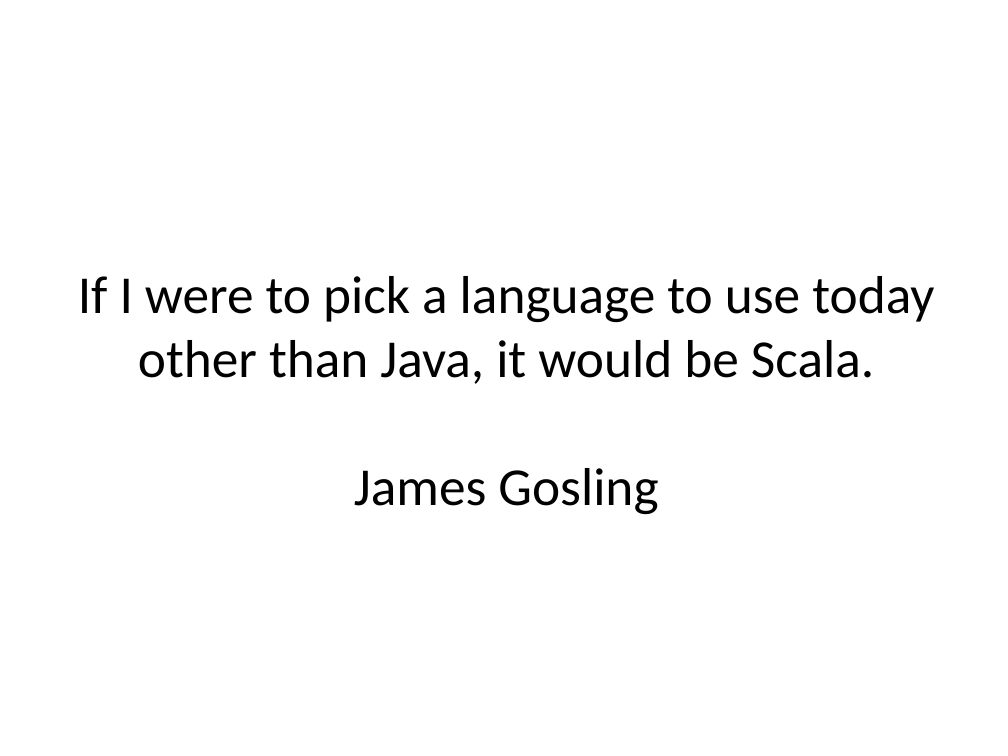
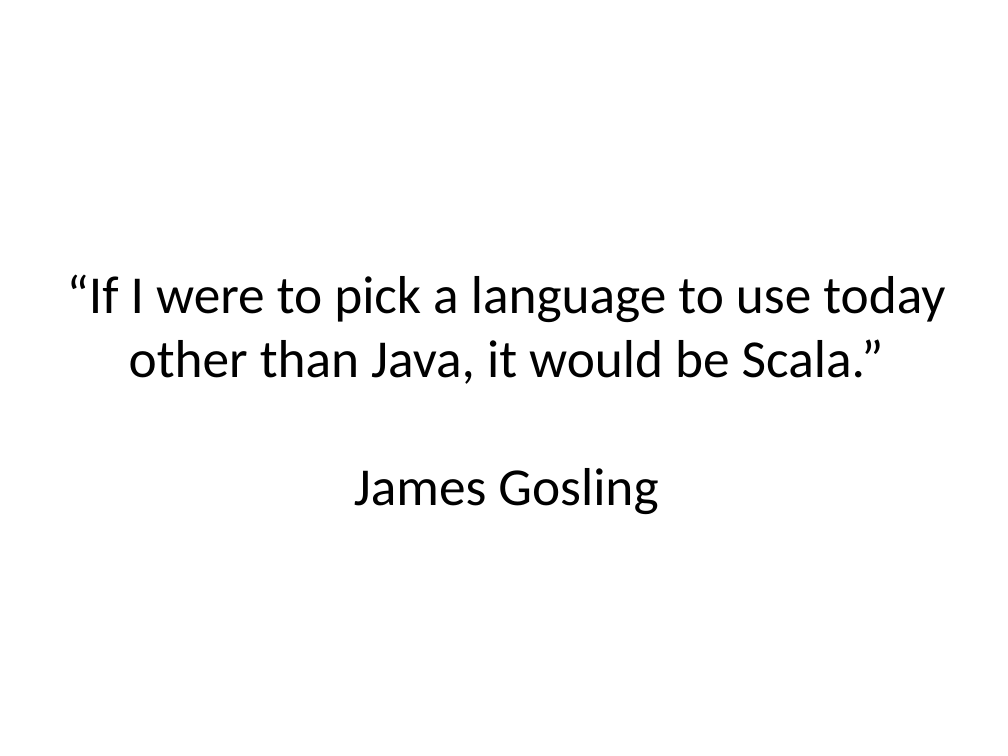
Before and after one commit to kaesler/ScalaTalk, a slide deck: slide 2 of my_slides/1.1-motivation.odp. Drawn at 1008x756 pixels with LibreOffice and Linux fonts; fonts in the diff are those of the drawing; background and template pictures are left out. Boxes give left, top, right and bottom in pixels: in the first picture for what was removed or moved away, otherwise in the second. Text is boxed around its words. In the diff, an @@ line names an element or a change of style, - is before the commit and + after.

```diff
--- a/my_slides/1.1-motivation.odp
+++ b/my_slides/1.1-motivation.odp
@@ text at [67,274,945,384]: text changed @@
-If I were to pick a language to use today other than Java, it would be Scala.
+“If I were to pick a language to use today other than Java, it would be Scala.”
```
Also in this commit, not shown: 4 other slides changed, 6 slides added, 2 slides removed, 1 other file.
